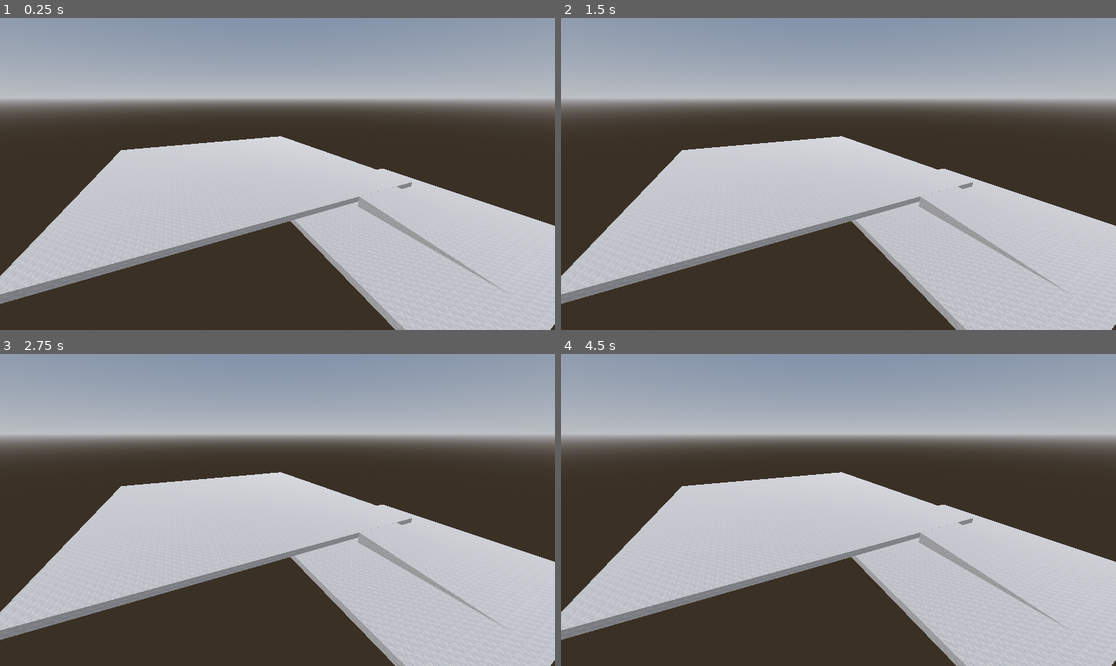
Above: before the commit, frames 1-4 (two rows, left to right).
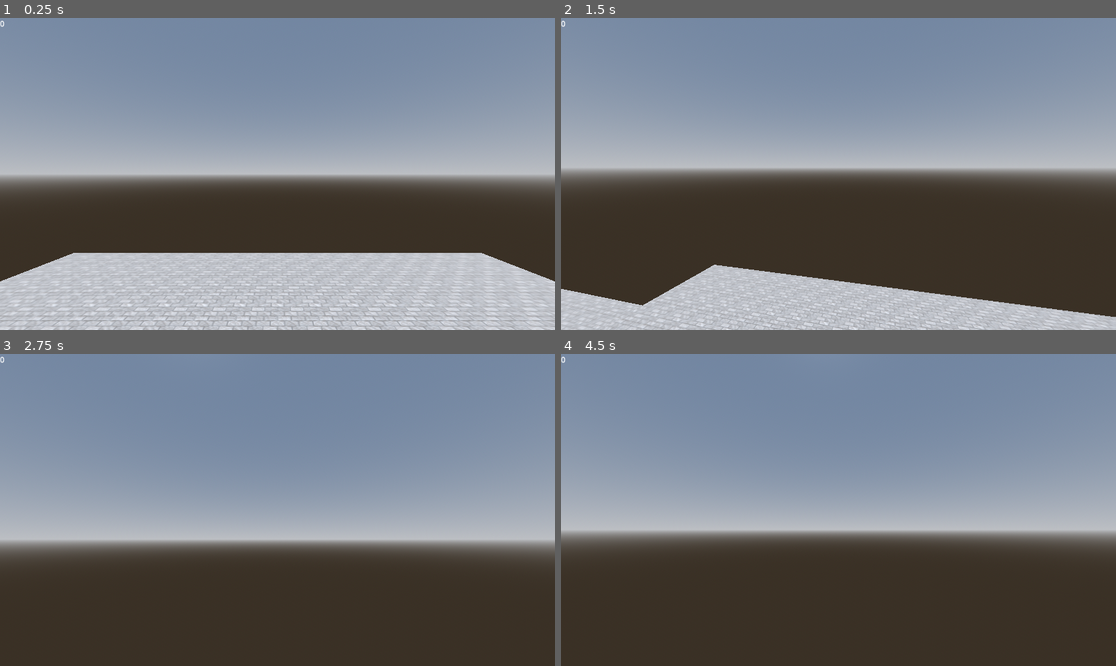
Above: after the commit, the same moments.

Repository: d0if/ruck-v0
Game: Godot game, scene res://Environments/test_world_1.tscn
Same seed, same stepped clock (60 frames per second), same inputs: the game is played once before the commit and once after it.
Inputs (mouse positions are in pixels of both pictures, inside the frame that each line leads up to):
- Up to frame 1 (0.25 s): no input
- Up to frame 2 (1.5 s): move the mouse to (960, 158) at 0.52 s; hold D (game_right, bound only after the commit) 0.53-1.28 s; tap Space (game_jump, bound only after the commit) at 0.6, 0.77, 1.07, 1.35 s; move the mouse to (727, 189) at 1.27 s; hold S (game_backward, bound only after the commit) from 1.28 s (still down)
- Up to frame 3 (2.75 s): tap Space (game_jump, bound only after the commit) at 1.52, 1.82, 2.1 s; move the mouse to (333, 441) at 2.02 s; release S (game_backward, bound only after the commit) at 2.03 s; hold D (game_right, bound only after the commit) from 2.03 s (still down)
- Up to frame 4 (4.5 s): tap Enter at 2.75, 4.25 s; move the mouse to (810, 572) at 2.77 s; release D (game_right, bound only after the commit) at 2.78 s; hold W (game_forward, bound only after the commit) 2.78-3.53 s; tap Space (game_jump, bound only after the commit) at 2.85, 3.02, 3.32, 3.5, 3.6, 3.77, 4.07, 4.35 s; move the mouse to (1005, 556) at 3.52 s; hold A (game_left, bound only after the commit) from 3.53 s (still down); move the mouse to (672, 463) at 4.27 s

The runs differ from the first frame. In frame 1, 80% of the frame differs, in the area x 0-100%, y 0-100%; in frame 2, 81%; in frame 3, 78%; in frame 4, 77%.

Commit message:
rucking around

Diff:
--- /dev/null
+++ b/Entities/test_bean/test_bean.gd
@@ -0,0 +1,17 @@
+extends RigidBody3D
+
+var angle_look: Vector2 = Vector2(0.0, 0.0)
+
+
+func _ready() -> void:
+	pass
+
+func _process(delta: float) -> void:
+	pass
+
+func _physics_process(delta: float) -> void:
+	if Input.is_action_just_pressed("game_jump"):
+		self.apply_central_impulse(Vector3(0.0, 5 * self.mass, 0.0))
+
+func _unhandled_input(event: InputEvent) -> void:
+	pass
--- /dev/null
+++ b/Entities/test_bean/test_bean.tscn
@@ -0,0 +1,30 @@
+[gd_scene load_steps=6 format=3 uid="uid://t3igcu5q0l4c"]
+
+[ext_resource type="PackedScene" uid="uid://bpompn6smaqds" path="res://Utility/Camera/first_person_camera.tscn" id="1_8tlvj"]
+[ext_resource type="Script" uid="uid://b0alospdw6db3" path="res://Entities/test_bean/test_bean.gd" id="1_78lb1"]
+
+[sub_resource type="PhysicsMaterial" id="PhysicsMaterial_1vdg3"]
+friction = 0.0
+
+[sub_resource type="CapsuleShape3D" id="CapsuleShape3D_8tlvj"]
+
+[sub_resource type="CapsuleMesh" id="CapsuleMesh_78lb1"]
+
+[node name="TestBean" type="RigidBody3D"]
+axis_lock_angular_x = true
+axis_lock_angular_y = true
+axis_lock_angular_z = true
+mass = 0.121
+physics_material_override = SubResource("PhysicsMaterial_1vdg3")
+script = ExtResource("1_78lb1")
+
+[node name="Collision" type="CollisionShape3D" parent="."]
+shape = SubResource("CapsuleShape3D_8tlvj")
+
+[node name="Mesh" type="MeshInstance3D" parent="."]
+layers = 4
+mesh = SubResource("CapsuleMesh_78lb1")
+skeleton = NodePath("../Collision")
+
+[node name="FirstPersonCamera" parent="." instance=ExtResource("1_8tlvj")]
+transform = Transform3D(1, 0, 0, 0, 1, 0, 0, 0, 1, 0, 0.746, 0)
--- a/Environments/test_world_1.tscn
+++ b/Environments/test_world_1.tscn
@@ -1,9 +1,17 @@
-[gd_scene load_steps=5 format=3 uid="uid://c3uwsovg8hbyd"]
+[gd_scene load_steps=7 format=3 uid="uid://c3uwsovg8hbyd"]
 
-[ext_resource type="Environment" uid="uid://cb2586nrunvi2" path="res://SharedMaterials/WorldEnvironments/test_environment.tres" id="1_a1cac"]
-[ext_resource type="CameraAttributesPractical" uid="uid://d2jnmiyqg0la" path="res://SharedMaterials/CameraAttributes/test_camera.tres" id="2_765sp"]
+[ext_resource type="Environment" uid="uid://cb2586nrunvi2" path="res://SharedMaterials/Render/test_environment.tres" id="1_a1cac"]
+[ext_resource type="CameraAttributesPractical" uid="uid://d2jnmiyqg0la" path="res://SharedMaterials/Render/test_camera.tres" id="2_765sp"]
 [ext_resource type="PackedScene" uid="uid://b17m6vjk47aot" path="res://SharedAssets/testing/test_floor.tscn" id="3_kuvpc"]
 [ext_resource type="PackedScene" uid="uid://cn8uaa7ec0t05" path="res://SharedAssets/testing/test_ramp.tscn" id="4_ati0d"]
+[ext_resource type="PackedScene" uid="uid://t3igcu5q0l4c" path="res://Entities/test_bean/test_bean.tscn" id="5_ah1au"]
+
+[sub_resource type="GDScript" id="GDScript_ah1au"]
+script/source = "extends RichTextLabel
+
+func _process(delta: float) -> void:
+	self.text = str(Global.zoom_level)
+"
 
 [node name="TestWorld1" type="Node3D"]
 
@@ -15,13 +23,29 @@
 camera_attributes = ExtResource("2_765sp")
 
 [node name="Camera3D" type="Camera3D" parent="."]
-transform = Transform3D(-0.439939, 0.314496, -0.841157, 0, 0.936672, 0.350207, 0.898028, 0.15407, -0.412079, -5.26637, 1.68411, -1.22628)
+transform = Transform3D(-0.801442, 0.20945, -0.560198, -2.64929e-08, 0.936672, 0.350208, 0.598073, 0.280671, -0.750688, -18.3016, 3.52322, -5.90314)
 
 [node name="TestFloor" parent="." instance=ExtResource("3_kuvpc")]
-transform = Transform3D(6, 0, 0, 0, 1, 0, 0, 0, 6, 0, 0, 0)
+transform = Transform3D(18, 0, 0, 0, 3, 0, 0, 0, 18, 0, 0, 0)
 
 [node name="TestFloor2" parent="." instance=ExtResource("3_kuvpc")]
-transform = Transform3D(3.5, 0, 0, 0, 1, 0, 0, 0, 3.5, -3.5, -0.2, 2)
+transform = Transform3D(17.5, 0, 0, 0, 5, 0, 0, 0, 17.5, -13.5, -1.099, 2)
 
 [node name="TestRamp" parent="." instance=ExtResource("4_ati0d")]
-transform = Transform3D(-2, 0, 1.50996e-07, 0, 0.2, 0, -3.01992e-07, 0, -1, -4, -0.0522928, 2)
+transform = Transform3D(-10, 0, 7.54979e-07, 0, 1, 0, -1.50996e-06, 0, -5, -14, -0.35, 2)
+
+[node name="TestBean" parent="." instance=ExtResource("5_ah1au")]
+transform = Transform3D(1, 0, 0, 0, 1, 0, 0, 0, 1, -0.00383794, 3.17219, 0.00395989)
+
+[node name="Control" type="Control" parent="."]
+layout_mode = 3
+anchors_preset = 0
+offset_right = 40.0
+offset_bottom = 40.0
+
+[node name="RichTextLabel" type="RichTextLabel" parent="Control"]
+layout_mode = 0
+offset_right = 113.0
+offset_bottom = 28.0
+text = "2.0"
+script = SubResource("GDScript_ah1au")
--- /dev/null
+++ b/Player/settings_default.cfg
@@ -0,0 +1,11 @@
+[test_section]
+
+test_int=11
+test_string="ABC... 123..."
+test_vector=Vector2(1.0, 1.9)
+
+[mouse]
+
+sensitivity=Vector2(0.001,0.001)
+;If true, no view springiness & can only look as far as straight up/down
+disable_overlook=false
--- a/SharedMaterials/test_bricks/test_bricks.tres
+++ b/SharedMaterials/test_bricks/test_bricks.tres
@@ -7,6 +7,5 @@
 albedo_texture = ExtResource("1_0hvcb")
 normal_enabled = true
 normal_texture = ExtResource("2_bpbt1")
-uv1_scale = Vector3(10, 10, 10)
 uv1_triplanar = true
 uv1_world_triplanar = true
--- /dev/null
+++ b/Utility/Camera/first_person_camera.gd
@@ -0,0 +1,48 @@
+extends Node3D
+
+const ANGLE_SPRING: float = (PI/2.0)*(5.0/6.0)
+const ANGLE_MAX: float = ANGLE_SPRING * 2.0
+
+
+@onready var gimbal = $Gimbal
+@onready var camera = $Gimbal/Camera
+
+var enabled = true
+
+# Called when the node enters the scene tree for the first time.
+func _ready() -> void:
+
+	Input.mouse_mode = Input.MOUSE_MODE_CAPTURED
+
+	pass # Replace with function body.
+
+
+# Called every frame. 'delta' is the elapsed time since the previous frame.
+func _process(delta: float) -> void:
+	if enabled:
+
+		if abs(Global.angle_look.y) > ANGLE_SPRING: #1/1+10d is for keeping spring consistent @ diff framerates
+			Global.angle_look.y = camera_spring(Global.angle_look.y, 1/(1+10*delta))
+
+		gimbal.rotation.y = -Global.angle_look.x
+		camera.rotation.x = -Global.angle_look.y
+	pass
+
+func _unhandled_input(event: InputEvent) -> void:
+	if event is InputEventMouseMotion:
+		Global.angle_look.x = Global.angle_look.x + event.screen_relative.x * Global.settings.get_value("mouse", "sensitivity").x
+		Global.angle_look.y = Global.angle_look.y + event.screen_relative.y * Global.settings.get_value("mouse", "sensitivity").y
+	elif event is InputEventJoypadMotion:
+		pass
+
+func camera_spring(pitch: float, springiness: float) -> float:
+	if pitch > ANGLE_SPRING:
+		pitch = ANGLE_SPRING + (pitch - ANGLE_SPRING) * springiness
+		if pitch > ANGLE_MAX:
+			pitch = ANGLE_MAX
+	if pitch < -ANGLE_SPRING:
+		pitch = -ANGLE_SPRING + (pitch + ANGLE_SPRING) * springiness
+		if pitch < -ANGLE_MAX:
+			pitch = -ANGLE_MAX
+
+	return pitch
--- /dev/null
+++ b/Utility/Camera/first_person_camera.tscn
@@ -0,0 +1,12 @@
+[gd_scene load_steps=2 format=3 uid="uid://bpompn6smaqds"]
+
+[ext_resource type="Script" uid="uid://b2qb3xy5es1dy" path="res://Utility/Camera/first_person_camera.gd" id="1_0f7n8"]
+
+[node name="FirstPersonCamera" type="Node3D"]
+script = ExtResource("1_0f7n8")
+
+[node name="Gimbal" type="Node3D" parent="."]
+
+[node name="Camera" type="Camera3D" parent="Gimbal"]
+cull_mask = 1048571
+current = true
--- /dev/null
+++ b/Utility/pid.gd
@@ -0,0 +1,76 @@
+extends RefCounted
+class_name PID
+
+#don't use this if possible, it's unreasonably hard to tune
+# and tends to diverge if you mess up even a tiny bit
+
+var _pweight: float
+var _iweight: float
+var _dweight: float
+
+var _errorB #error from last time
+var _errorC #error from the time before that
+
+var _starting = false #need to alter behavior on first 2 passes,
+var _started  = false #otherwise won't have enough info
+
+var _ierror #integral error helps steady state error = 0 (e.g. overcome force)
+var _derror #derivative error helps with less overshooting
+
+var _result #weighted total error
+
+
+func _init(p: float, i: float, d: float) -> void:
+	_pweight = p
+	_iweight = i
+	_dweight = d
+
+
+func _swap(_errorA) -> void:
+	_errorC = _errorB
+	_errorB = _errorA
+
+
+func update(_errorA, delta: float):
+
+	#perform a type check on every update() but the first
+	if _starting:
+		assert(is_instance_of(_errorA, typeof(_errorB)), #error message below
+				"PID update() called with mismatched type.")
+
+	if _started:      #all  3 points available, use 3-point backwards difference
+		_ierror = _errorA * delta
+		_derror = (_errorC - 4*_errorB + 3*_errorA) / (2*delta) #<-(3pt bw. d.)
+
+		_result = _pweight*_errorA + _iweight*_ierror + _dweight*_derror
+	else:
+		if _starting: #only 2 points available, use classic difference formula
+			_started = true #next time we'll have 3 available
+
+			_ierror = _errorA * delta
+			_derror = (_errorA - _errorB) / delta #<- (classic difference)
+
+			_result = _pweight*_errorA + _iweight*_ierror + _dweight*_derror
+		else:         #only 1 point  available, try to return zero
+			_starting = true #next time we'll have 2 available
+
+			#try to match type but just return the function input if not possible
+			match typeof(_errorA):
+				TYPE_FLOAT:
+					_result = 0.0
+				TYPE_VECTOR2:
+					_result = Vector2(0.0, 0.0)
+				TYPE_VECTOR3:
+					_result = Vector3(0.0, 0.0, 0.0)
+				_:
+					print("WARNING: Only intended PID types are float, "
+							+ "Vector2, and Vector3.")
+					_result = _errorA
+
+	#one last check for my peace of mind
+	#assert(is_instance_of(_result, typeof(_errorA)),
+			#"U did something wrong in PID bro...")
+
+	#Finally, function input is history. update errorB and errorC, then return
+	_swap(_errorA)
+	return _result
--- a/global.gd
+++ b/global.gd
@@ -1,11 +1,80 @@
 extends Node
 
+var zoom_float: float = 0.0 #interpolate camera between zoom levels
+enum {ZOOM_FP, ZOOM_SP, ZOOM_TP}
+var zoom_level = ZOOM_FP #use this for functionality
+
+var angle_look: Vector2
+var angle_walk: Vector2
+
+var settings = ConfigFile.new() #gets initialized by _load_settings()
 
 # Called when the node enters the scene tree for the first time.
 func _ready() -> void:
+
+	#Load settings
+	if !_load_settings() == OK: print("Settings failed to load.")
+
+
 	pass # Replace with function body.
 
 
 # Called every frame. 'delta' is the elapsed time since the previous frame.
 func _process(delta: float) -> void:
 	pass
+
+func _load_settings() -> Error:
+	#loads settings&makes sure that every field in settings_default is available
+	var _settings_default = ConfigFile.new()
+	var _count_changes = 0
+	if _settings_default.load("res://Player/settings_default.cfg") == OK:
+		if settings.load("user://settings.cfg") == OK:
+
+			#settings & default both loaded. make sure everything is available
+			var _settings_sections_default = _settings_default.get_sections()
+			#iterate over _settings_default & find what may be needed
+			for _ssd in _settings_sections_default:
+				var _settings_entries_default = _settings_default.get_section_keys(_ssd)
+				for _sed in _settings_entries_default:
+					if !settings.has_section_key(_ssd, _sed):
+						_count_changes = _count_changes + 1
+						settings.set_value(_ssd, _sed, _settings_default.get_value(_ssd, _sed))
+
+			if _count_changes > 0:
+				#update settings with new changes
+				settings.save("user://settings.cfg")
+				print("Added " + str(_count_changes) + " new setting(s) to match default.")
+		else:
+
+			#settings not found, default was found, turn default into settings
+			_settings_default.save("user://settings.cfg")
+
+			#make sure the changes are available
+			if !settings.load("user://settings.cfg") == OK:
+				print("Error importing default settings.")
+				return FAILED
+			else:
+				print("Imported first-time settings from default.")
+	else:
+		#default settings not available you're cooked
+		print("Error reading default settings.")
+		return FAILED
+
+	return OK
+
+func get_horizontal_movement_from_keyboard() -> Vector2:
+	var trial_angle = Vector2(0.0, 0.0) #x is right/left, y is forward/back
+	if Input.is_action_pressed("game_forward"):
+		trial_angle.y = trial_angle.y + 1.0
+	if Input.is_action_pressed("game_backward"):
+		trial_angle.y = trial_angle.y - 1.0
+	if Input.is_action_pressed("game_left"):
+		trial_angle.x = trial_angle.x - 1.0
+	if Input.is_action_pressed("game_right"):
+		trial_angle.x = trial_angle.x + 1.0
+
+	if abs(trial_angle.x) + abs(trial_angle.y) > 1.0:
+		#moving diagonally gives you a slight buff (0.8 rather than 0.717)
+		trial_angle = trial_angle * 0.8
+
+	return trial_angle
--- a/global.tscn
+++ b/global.tscn
@@ -1,6 +1,3 @@
-[gd_scene load_steps=2 format=3 uid="uid://bhdq8fk77046g"]
-
-[ext_resource type="Script" path="res://global.gd" id="1_5o71o"]
+[gd_scene format=3 uid="uid://bhdq8fk77046g"]
 
 [node name="Master" type="Node"]
-script = ExtResource("1_5o71o")
--- a/project.godot
+++ b/project.godot
@@ -19,6 +19,57 @@
 
 Global="*res://global.gd"
 
+[display]
+
+window/stretch/aspect="ignore"
+
 [dotnet]
 
 project/assembly_name="ruck-v0"
+
+[input]
+
+game_forward={
+"deadzone": 0.2,
+"events": [Object(InputEventKey,"resource_local_to_scene":false,"resource_name":"","device":-1,"window_id":0,"alt_pressed":false,"shift_pressed":false,"ctrl_pressed":false,"meta_pressed":false,"pressed":false,"keycode":0,"physical_keycode":87,"key_label":0,"unicode":119,"location":0,"echo":false,"script":null)
+]
+}
+game_backward={
+"deadzone": 0.2,
+"events": [Object(InputEventKey,"resource_local_to_scene":false,"resource_name":"","device":-1,"window_id":0,"alt_pressed":false,"shift_pressed":false,"ctrl_pressed":false,"meta_pressed":false,"pressed":false,"keycode":0,"physical_keycode":83,"key_label":0,"unicode":115,"location":0,"echo":false,"script":null)
+]
+}
+game_left={
+"deadzone": 0.2,
+"events": [Object(InputEventKey,"resource_local_to_scene":false,"resource_name":"","device":-1,"window_id":0,"alt_pressed":false,"shift_pressed":false,"ctrl_pressed":false,"meta_pressed":false,"pressed":false,"keycode":0,"physical_keycode":65,"key_label":0,"unicode":97,"location":0,"echo":false,"script":null)
+]
+}
+game_right={
+"deadzone": 0.2,
+"events": [Object(InputEventKey,"resource_local_to_scene":false,"resource_name":"","device":-1,"window_id":0,"alt_pressed":false,"shift_pressed":false,"ctrl_pressed":false,"meta_pressed":false,"pressed":false,"keycode":0,"physical_keycode":68,"key_label":0,"unicode":100,"location":0,"echo":false,"script":null)
+]
+}
+game_jump={
+"deadzone": 0.2,
+"events": [Object(InputEventKey,"resource_local_to_scene":false,"resource_name":"","device":-1,"window_id":0,"alt_pressed":false,"shift_pressed":false,"ctrl_pressed":false,"meta_pressed":false,"pressed":false,"keycode":0,"physical_keycode":32,"key_label":0,"unicode":32,"location":0,"echo":false,"script":null)
+]
+}
+game_sprint={
+"deadzone": 0.2,
+"events": [Object(InputEventKey,"resource_local_to_scene":false,"resource_name":"","device":-1,"window_id":0,"alt_pressed":false,"shift_pressed":false,"ctrl_pressed":false,"meta_pressed":false,"pressed":false,"keycode":0,"physical_keycode":4194325,"key_label":0,"unicode":0,"location":0,"echo":false,"script":null)
+]
+}
+game_crouch={
+"deadzone": 0.2,
+"events": [Object(InputEventKey,"resource_local_to_scene":false,"resource_name":"","device":-1,"window_id":0,"alt_pressed":false,"shift_pressed":false,"ctrl_pressed":false,"meta_pressed":false,"pressed":false,"keycode":0,"physical_keycode":4194326,"key_label":0,"unicode":0,"location":0,"echo":false,"script":null)
+]
+}
+ui_tab={
+"deadzone": 0.2,
+"events": [Object(InputEventKey,"resource_local_to_scene":false,"resource_name":"","device":-1,"window_id":0,"alt_pressed":false,"shift_pressed":false,"ctrl_pressed":false,"meta_pressed":false,"pressed":false,"keycode":4194306,"physical_keycode":0,"key_label":0,"unicode":0,"location":0,"echo":false,"script":null)
+]
+}
+
+[layer_names]
+
+3d_render/layer_3="Player"
Not shown, added: Entities/test_bean/test_bean.gd.uid
Not shown, added: Player/test_player/DELETEME.txt
Renamed: SharedMaterials/CameraAttributes/test_camera.tres -> SharedMaterials/Render/test_camera.tres
Renamed: SharedMaterials/WorldEnvironments/test_environment.tres -> SharedMaterials/Render/test_environment.tres
Not shown, added: Unsorted_Sharing/put_stuff_in_here_if_not_sure.txt
Not shown, added: Utility/Camera/first_person_camera.gd.uid
Not shown, added: Utility/pid.gd.uid
